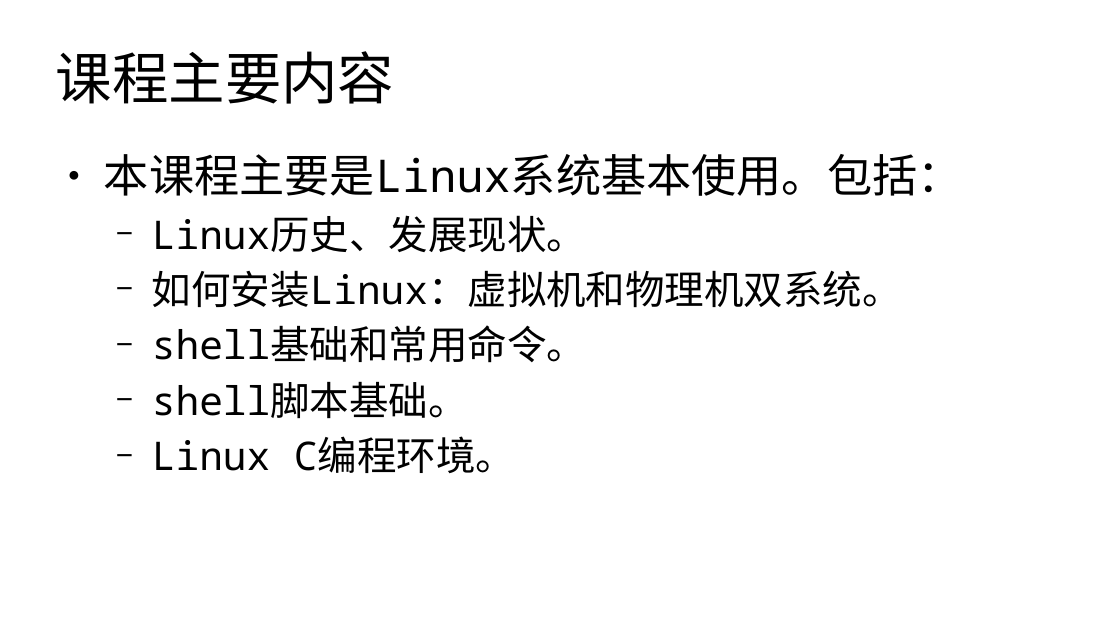
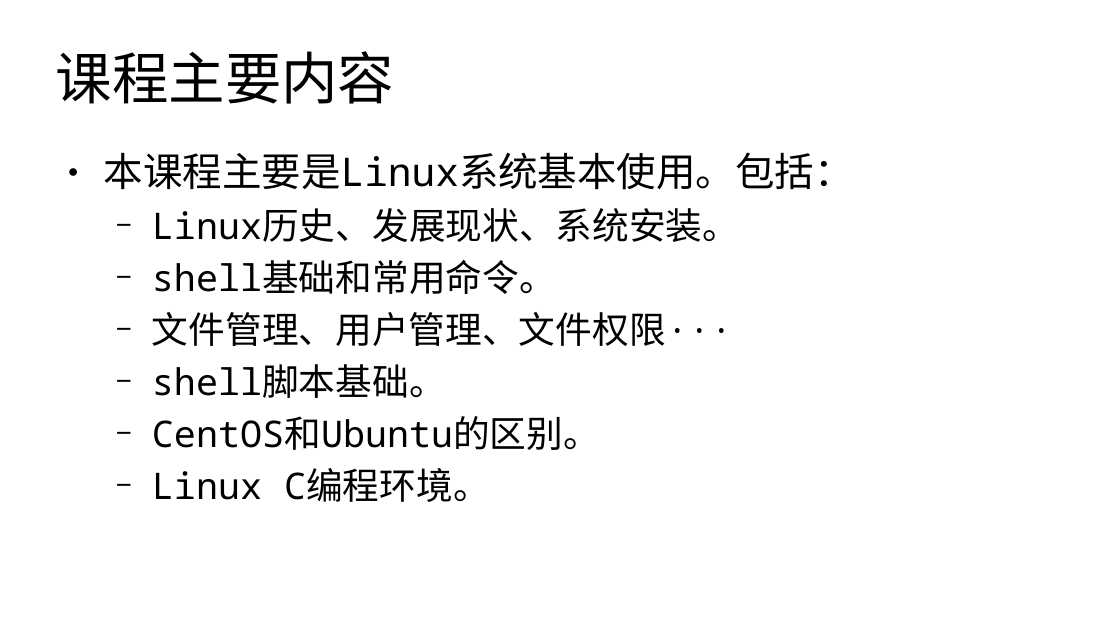
Before and after one commit to master-genius/linux-system, a slide deck: slide 3 of materials/slides/ch00-课程介绍.odp. Drawn at 1120x630 pixels with LibreOffice and Linux fonts; fonts in the diff are those of the drawing. Boxes give left, top, right and bottom in pixels: in the first picture for what was removed or moved away, otherwise in the second. Text is boxed around its words. In the diff, an @@ line names an element or a change of style, - is before the commit and + after.

Commit message:
更新课程介绍

```diff
--- a/materials/slides/ch00-课程介绍.odp
+++ b/materials/slides/ch00-课程介绍.odp
@@ text at [104, 152, 854, 502]: size 32 to 28 pt in "本课程主要是Linux系统基本使用。包括："; size 28 to 26 pt in "shell基础和常用命令。", "shell脚本基础。", "Linux C编程环境。" @@
@@ text at [152, 208, 739, 242]: text changed; size 28 to 26 pt @@
-  − Linux历史、发展现状。
-  − 如何安装Linux：虚拟机和物理机双系统。
+  − Linux历史、发展现状、系统安装。
@@ text at [152, 312, 732, 346]: paragraph added @@
+  − 文件管理、用户管理、文件权限···
@@ text at [152, 416, 600, 450]: paragraph added @@
+  − CentOS和Ubuntu的区别。
```
Also in this commit, not shown: 1 other slide changed, 2 slides removed, 1 other file.
